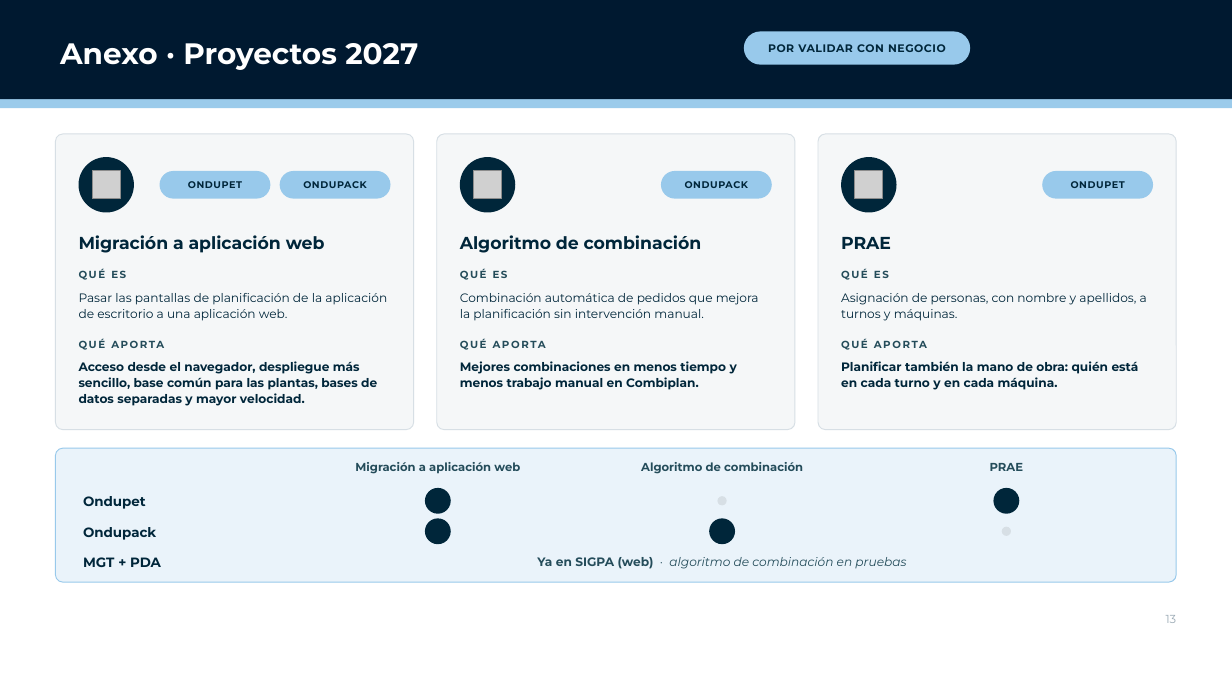
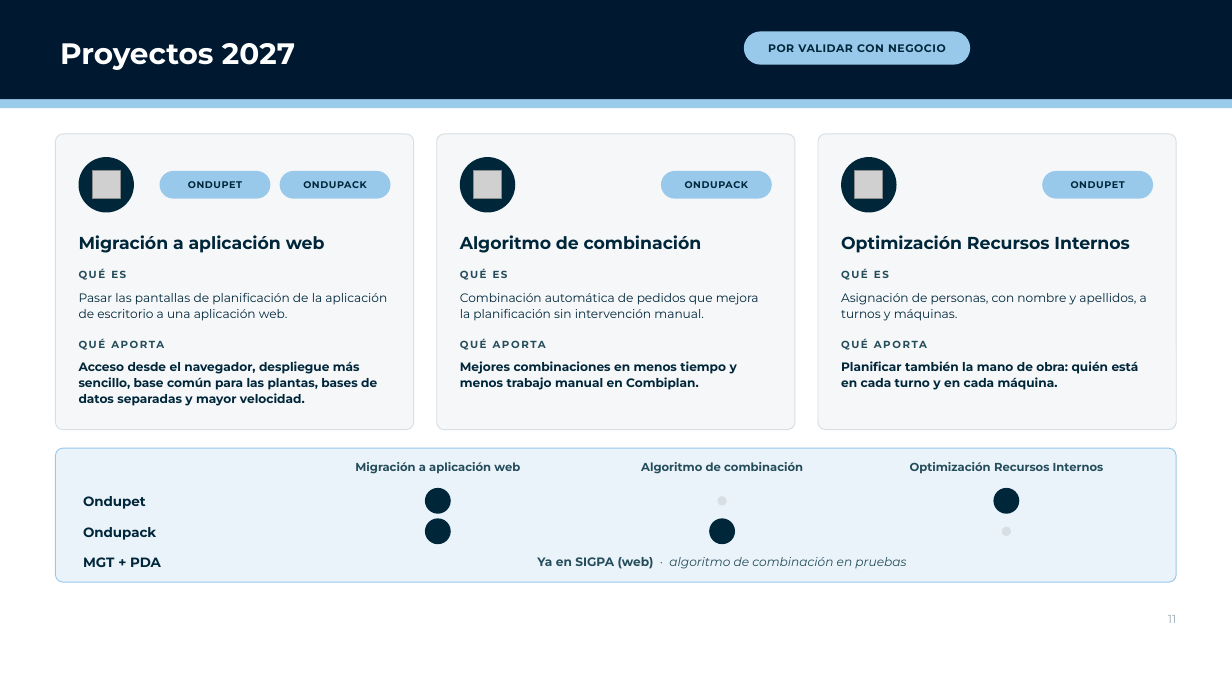
Before and after one commit to Enrique24799/AGSA, a slide deck: slide 11 of presentaciones/Planificacion_Packaging_CL.pptx (slide 13 before the commit). Drawn at 1232x693 pixels with LibreOffice and Linux fonts; fonts in the diff are those of the drawing; grey boxes stand for pictures; background and template pictures are left out. Boxes give left, top, right and bottom in pixels: in the first picture for what was removed or moved away, otherwise in the second. Text is boxed around its words. In the diff, an @@ line names an element or a change of style, - is before the commit and + after.

```diff
--- a/presentaciones/Planificacion_Packaging_CL.pptx
+++ b/presentaciones/Planificacion_Packaging_CL.pptx
@@ title at <box>60,43,295,70</box>: text changed @@
-Anexo · Proyectos 2027
+Proyectos 2027
@@ text at <box>841,235,1129,253</box>: text changed @@
-PRAE
+Optimización Recursos Internos
@@ text at <box>910,462,1104,474</box>: text changed @@
-PRAE
+Optimización Recursos Internos
@@ text at <box>1168,615,1176,623</box>: text changed @@
-13
+11
```
Also in this commit, not shown: 8 other slides changed, 1 slide added.
